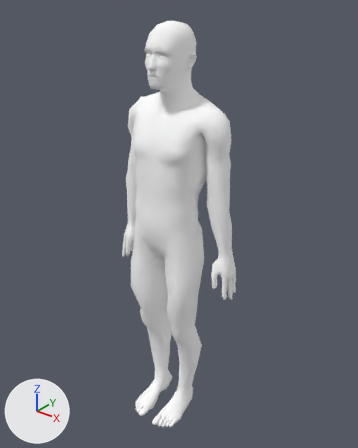
A saved change to the Blender file New Unity Project/Assets/Objects/Human Models/man2.5.blend.
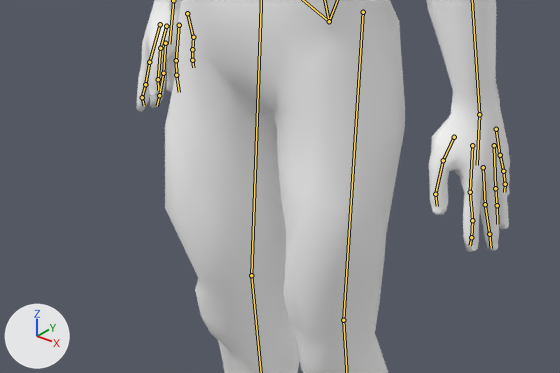
Old and new are each drawn whole from a camera (50 mm lens) standing at (11.25, -13.73, 9.48) and looking at (0.12, 0.17, 0.86) and again close up on the part from 22% to 70% of the width and 50% to 75% of the height. Every picture has the same lights, and +X, +Y and +Z are marked at lower left. Both versions are drawn at frame 1 of the action 'IdlePose'; the numbers are the values there. The bones that bend it are drawn over the model as lines in the close-ups.
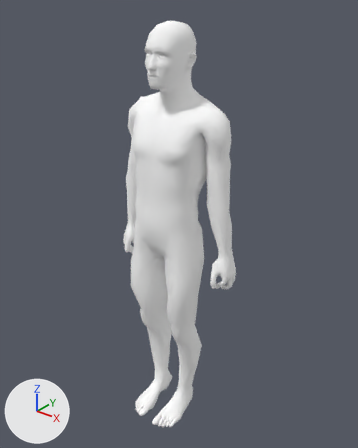
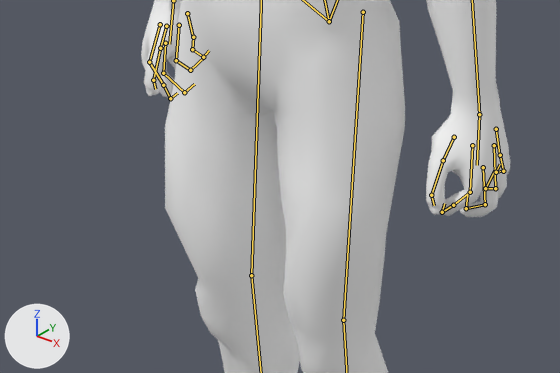
Changed parts and their boxes (x1, y1, x2, y2) in the close-ups (560 x 373 px):
```json
{"object": "Mesh.001", "change": "posed", "before": [136, 0, 510, 373], "after": [141, 0, 510, 373]}
{"bone": "f_index.01.L", "before": "(470, 192) to (472, 220)", "after": "(470, 192) to (453, 205)"}
{"bone": "f_index.03.L", "before": "(471, 237) to (470, 245)", "after": "(442, 212) to (444, 203)"}
{"bone": "thumb.02.L", "before": "(443, 160) to (435, 194)", "after": "(443, 160) to (431, 195)"}
{"bone": "thumb.03.L", "before": "(435, 194) to (437, 206)", "after": "(431, 195) to (434, 205)"}
{"bone": "f_middle.01.L", "before": "(485, 204) to (489, 234)", "after": "(485, 204) to (466, 208)"}
{"bone": "f_middle.02.L", "before": "(489, 234) to (491, 248)", "after": "(466, 208) to (467, 195)"}
{"bone": "f_ring.01.L", "before": "(495, 188) to (497, 205)", "after": "(495, 188) to (485, 188)"}
{"bone": "f_ring.02.L", "before": "(497, 205) to (497, 224)", "after": "(485, 188) to (495, 170)"}
{"bone": "f_pinky.02.L", "before": "(503, 171) to (505, 184)", "after": "(503, 171) to (496, 172)"}
{"bone": "f_pinky.03.L", "before": "(505, 184) to (504, 192)", "after": "(496, 172) to (500, 164)"}
{"bone": "f_index.01.R", "before": "(149, 62) to (145, 84)", "after": "(149, 62) to (163, 85)"}
{"bone": "f_index.03.R", "before": "(142, 97) to (144, 105)", "after": "(170, 98) to (177, 93)"}
{"bone": "thumb.02.R", "before": "(160, 48) to (158, 79)", "after": "(160, 48) to (153, 80)"}
{"bone": "thumb.03.R", "before": "(158, 79) to (158, 90)", "after": "(153, 80) to (155, 89)"}
{"bone": "f_middle.01.R", "before": "(163, 73) to (159, 95)", "after": "(163, 73) to (184, 92)"}
{"bone": "f_middle.02.R", "before": "(159, 95) to (157, 106)", "after": "(184, 92) to (194, 84)"}
{"bone": "f_ring.01.R", "before": "(176, 60) to (176, 75)", "after": "(176, 60) to (190, 70)"}
{"bone": "f_ring.02.R", "before": "(176, 75) to (179, 92)", "after": "(190, 70) to (205, 56)"}
{"bone": "f_pinky.02.R", "before": "(192, 49) to (192, 60)", "after": "(192, 49) to (203, 57)"}
{"bone": "f_pinky.03.R", "before": "(192, 60) to (193, 67)", "after": "(203, 57) to (209, 50)"}
```

Scene script edits in JSON lines:
```json
{"block": "bone_f_index_01_l", "where": "bone_f_index_01_l = bpy.data.objects['metarig'].pose.bones['f_index.01.L']  # child of 'palm.01.L'"}
{"op": "set", "path": "bone_f_index_01_l.rotation_quaternion", "old": "(1.0, 0.0, 0.0, 0.0)", "new": "(0.884, 0.425, 0.181, 0.067)", "note": "degrees (0, 0, 0) -> degrees (54, 15, 16)"}
{"block": "bone_f_index_03_l", "where": "bone_f_index_03_l = bpy.data.objects['metarig'].pose.bones['f_index.03.L']  # child of 'f_index.02.L'"}
{"op": "set", "path": "bone_f_index_03_l.rotation_quaternion", "old": "(1.0, 0.0, 0.0, 0.0)", "new": "(0.696, 0.613, 0.369, 0.059)", "note": "degrees (0, 0, 0) -> degrees (92, 26, 37)"}
{"block": "bone_thumb_02_l", "where": "bone_thumb_02_l = bpy.data.objects['metarig'].pose.bones['thumb.02.L']  # child of 'thumb.01.L'"}
{"op": "set", "path": "bone_thumb_02_l.rotation_quaternion", "old": "(1.0, 0.0, 0.0, 0.0)", "new": "(0.994, -0.11, 0.006, -0.001)", "note": "degrees (0, 0, 0) -> degrees (-13, 1, 0)"}
{"block": "bone_thumb_03_l", "where": "bone_thumb_03_l = bpy.data.objects['metarig'].pose.bones['thumb.03.L']  # child of 'thumb.02.L'"}
{"op": "set", "path": "bone_thumb_03_l.rotation_quaternion", "old": "(1.0, 0.0, 0.0, 0.0)", "new": "(0.978, 0.208, 0.019, 0.0)", "note": "degrees (0, 0, 0) -> degrees (24, 2, 0)"}
{"block": "bone_f_middle_01_l", "where": "bone_f_middle_01_l = bpy.data.objects['metarig'].pose.bones['f_middle.01.L']  # child of 'palm.02.L'"}
{"op": "set", "path": "bone_f_middle_01_l.rotation_quaternion", "old": "(1.0, 0.0, 0.0, 0.0)", "new": "(0.779, 0.561, 0.275, 0.055)", "note": "degrees (0, 0, 0) -> degrees (76, 22, 25)"}
{"block": "bone_f_middle_02_l", "where": "bone_f_middle_02_l = bpy.data.objects['metarig'].pose.bones['f_middle.02.L']  # child of 'f_middle.01.L'"}
{"op": "set", "path": "bone_f_middle_02_l.rotation_quaternion", "old": "(1.0, 0.0, 0.0, 0.0)", "new": "(0.696, 0.66, 0.28, 0.028)", "note": "degrees (0, 0, 0) -> degrees (92, 21, 26)"}
{"block": "bone_f_ring_01_l", "where": "bone_f_ring_01_l = bpy.data.objects['metarig'].pose.bones['f_ring.01.L']  # child of 'palm.03.L'"}
{"op": "set", "path": "bone_f_ring_01_l.rotation_quaternion", "old": "(1.0, 0.0, 0.0, 0.0)", "new": "(0.779, 0.529, 0.335, -0.021)", "note": "degrees (0, 0, 0) -> degrees (75, 33, 23)"}
{"block": "bone_f_ring_02_l", "where": "bone_f_ring_02_l = bpy.data.objects['metarig'].pose.bones['f_ring.02.L']  # child of 'f_ring.01.L'"}
{"op": "set", "path": "bone_f_ring_02_l.rotation_quaternion", "old": "(1.0, 0.0, 0.0, 0.0)", "new": "(0.696, 0.582, 0.417, -0.056)", "note": "degrees (0, 0, 0) -> degrees (92, 40, 32)"}
{"block": "bone_f_pinky_02_l", "where": "bone_f_pinky_02_l = bpy.data.objects['metarig'].pose.bones['f_pinky.02.L']  # child of 'f_pinky.01.L'"}
{"op": "set", "path": "bone_f_pinky_02_l.rotation_quaternion", "old": "(1.0, 0.0, 0.0, 0.0)", "new": "(0.779, 0.522, 0.347, -0.018)", "note": "degrees (0, 0, 0) -> degrees (75, 34, 24)"}
{"block": "bone_f_pinky_03_l", "where": "bone_f_pinky_03_l = bpy.data.objects['metarig'].pose.bones['f_pinky.03.L']  # child of 'f_pinky.02.L'"}
{"op": "set", "path": "bone_f_pinky_03_l.rotation_quaternion", "old": "(1.0, 0.0, 0.0, 0.0)", "new": "(0.696, 0.595, 0.384, -0.118)", "note": "degrees (0, 0, 0) -> degrees (90, 42, 23)"}
{"block": "bone_f_index_01_r", "where": "bone_f_index_01_r = bpy.data.objects['metarig'].pose.bones['f_index.01.R']  # child of 'palm.01.R'"}
{"op": "set", "path": "bone_f_index_01_r.rotation_quaternion", "old": "(1.0, 0.0, 0.0, 0.0)", "new": "(0.884, 0.425, -0.181, -0.067)", "note": "degrees (0, 0, 0) -> degrees (54, -15, -16)"}
{"block": "bone_f_index_03_r", "where": "bone_f_index_03_r = bpy.data.objects['metarig'].pose.bones['f_index.03.R']  # child of 'f_index.02.R'"}
{"op": "set", "path": "bone_f_index_03_r.rotation_quaternion", "old": "(1.0, 0.0, 0.0, 0.0)", "new": "(0.696, 0.613, -0.369, -0.059)", "note": "degrees (0, 0, 0) -> degrees (92, -26, -37)"}
{"block": "bone_thumb_02_r", "where": "bone_thumb_02_r = bpy.data.objects['metarig'].pose.bones['thumb.02.R']  # child of 'thumb.01.R'"}
{"op": "set", "path": "bone_thumb_02_r.rotation_quaternion", "old": "(1.0, 0.0, 0.0, 0.0)", "new": "(0.994, -0.11, -0.006, 0.001)", "note": "degrees (0, 0, 0) -> degrees (-13, -1, 0)"}
{"block": "bone_thumb_03_r", "where": "bone_thumb_03_r = bpy.data.objects['metarig'].pose.bones['thumb.03.R']  # child of 'thumb.02.R'"}
{"op": "set", "path": "bone_thumb_03_r.rotation_quaternion", "old": "(1.0, 0.0, 0.0, 0.0)", "new": "(0.978, 0.208, -0.019, 0.0)", "note": "degrees (0, 0, 0) -> degrees (24, -2, 0)"}
{"block": "bone_f_middle_01_r", "where": "bone_f_middle_01_r = bpy.data.objects['metarig'].pose.bones['f_middle.01.R']  # child of 'palm.02.R'"}
{"op": "set", "path": "bone_f_middle_01_r.rotation_quaternion", "old": "(1.0, 0.0, 0.0, 0.0)", "new": "(0.779, 0.561, -0.275, -0.055)", "note": "degrees (0, 0, 0) -> degrees (76, -22, -25)"}
{"block": "bone_f_middle_02_r", "where": "bone_f_middle_02_r = bpy.data.objects['metarig'].pose.bones['f_middle.02.R']  # child of 'f_middle.01.R'"}
{"op": "set", "path": "bone_f_middle_02_r.rotation_quaternion", "old": "(1.0, 0.0, 0.0, 0.0)", "new": "(0.696, 0.66, -0.28, -0.028)", "note": "degrees (0, 0, 0) -> degrees (92, -21, -26)"}
{"block": "bone_f_ring_01_r", "where": "bone_f_ring_01_r = bpy.data.objects['metarig'].pose.bones['f_ring.01.R']  # child of 'palm.03.R'"}
{"op": "set", "path": "bone_f_ring_01_r.rotation_quaternion", "old": "(1.0, 0.0, 0.0, 0.0)", "new": "(0.779, 0.529, -0.335, 0.021)", "note": "degrees (0, 0, 0) -> degrees (75, -33, -23)"}
{"block": "bone_f_ring_02_r", "where": "bone_f_ring_02_r = bpy.data.objects['metarig'].pose.bones['f_ring.02.R']  # child of 'f_ring.01.R'"}
{"op": "set", "path": "bone_f_ring_02_r.rotation_quaternion", "old": "(1.0, 0.0, 0.0, 0.0)", "new": "(0.696, 0.582, -0.417, 0.056)", "note": "degrees (0, 0, 0) -> degrees (92, -40, -32)"}
{"block": "bone_f_pinky_02_r", "where": "bone_f_pinky_02_r = bpy.data.objects['metarig'].pose.bones['f_pinky.02.R']  # child of 'f_pinky.01.R'"}
{"op": "set", "path": "bone_f_pinky_02_r.rotation_quaternion", "old": "(1.0, 0.0, 0.0, 0.0)", "new": "(0.779, 0.522, -0.347, 0.018)", "note": "degrees (0, 0, 0) -> degrees (75, -34, -24)"}
{"block": "bone_f_pinky_03_r", "where": "bone_f_pinky_03_r = bpy.data.objects['metarig'].pose.bones['f_pinky.03.R']  # child of 'f_pinky.02.R'"}
{"op": "set", "path": "bone_f_pinky_03_r.rotation_quaternion", "old": "(1.0, 0.0, 0.0, 0.0)", "new": "(0.696, 0.595, -0.384, 0.118)", "note": "degrees (0, 0, 0) -> degrees (90, -42, -23)"}
```
